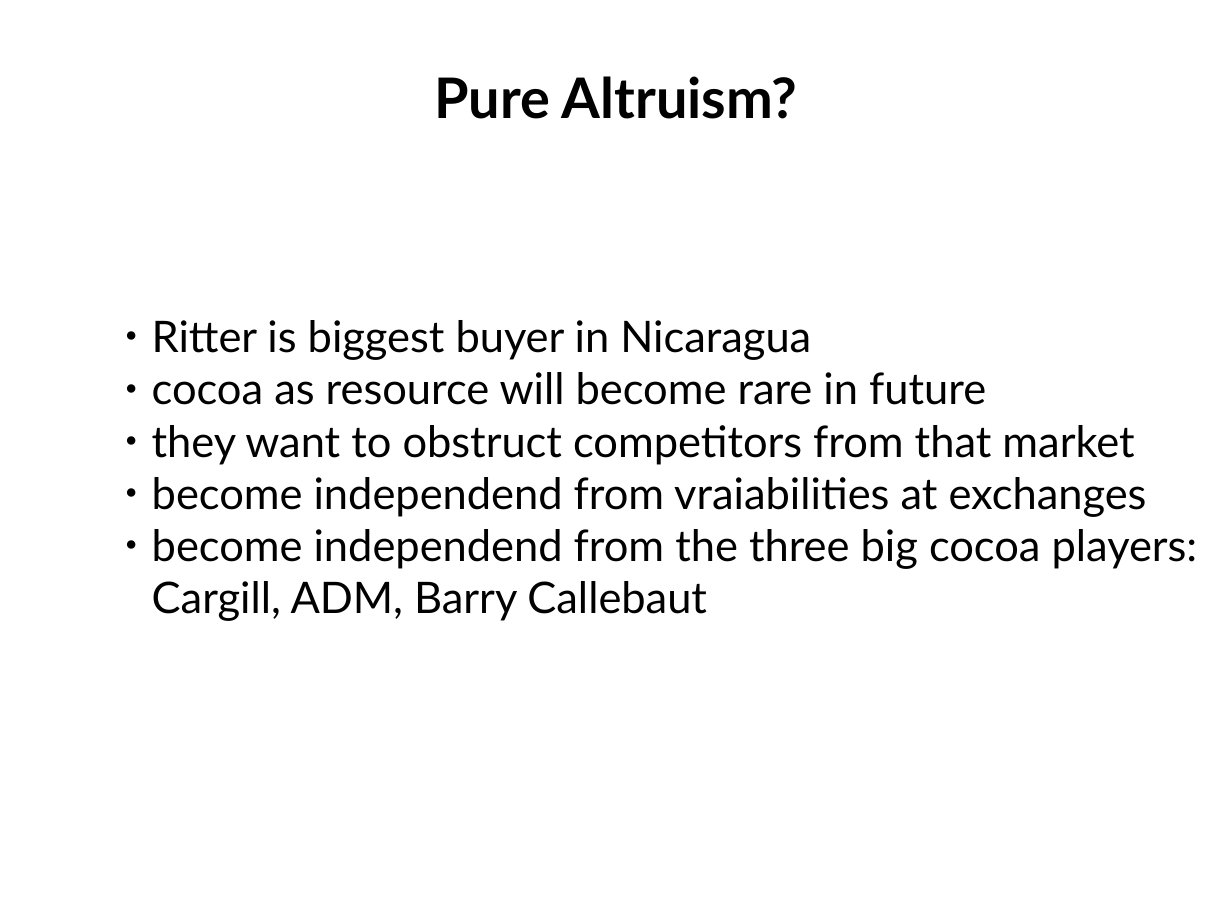
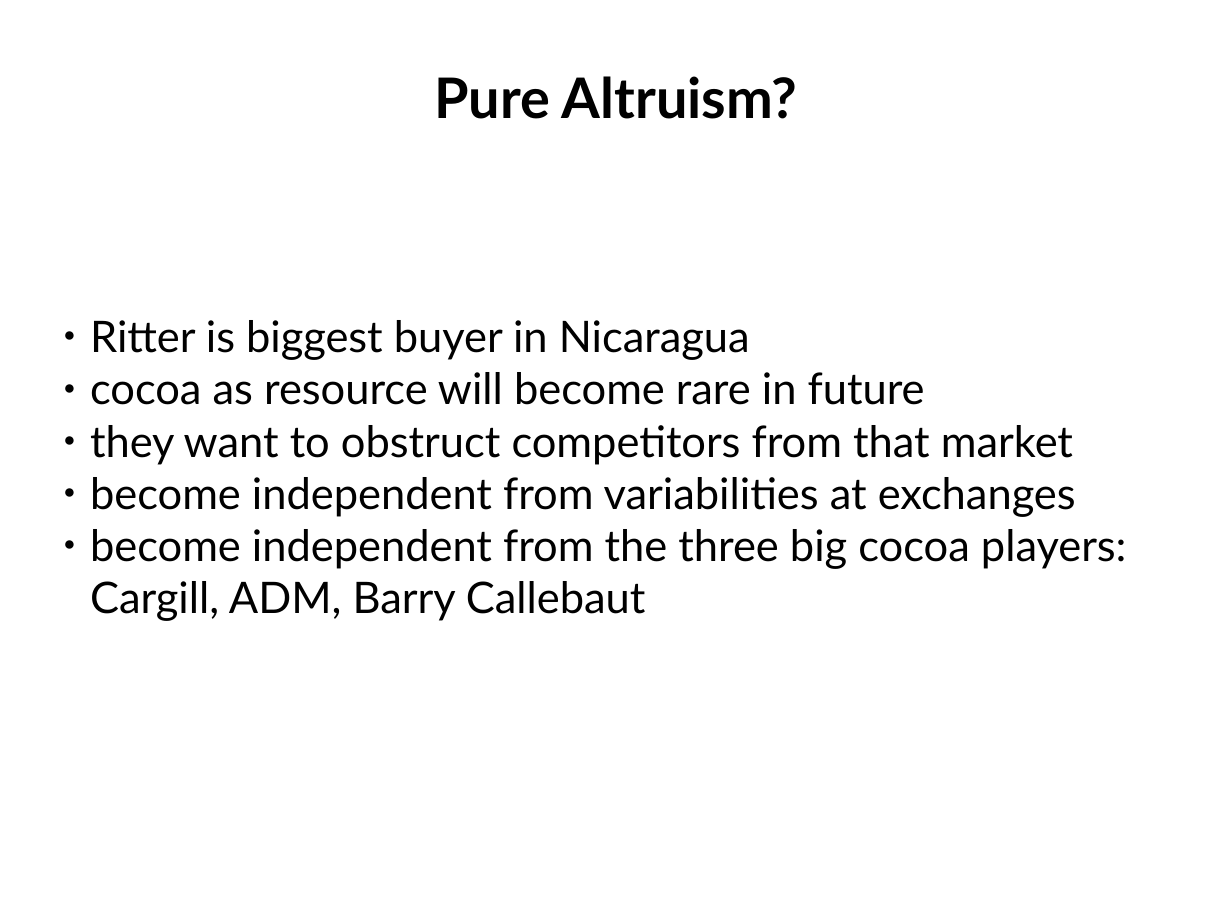
Before and after one commit to Weltraumschaf/Slides, a slide deck: slide 10 of Ritter_Sport/Ritter_Sport.odp. Drawn at 1232x924 pixels with LibreOffice and Linux fonts; fonts in the diff are those of the drawing; background and template pictures are left out. Boxes give left, top, right and bottom in pixels: in the first picture for what was removed or moved away, otherwise in the second. Text is boxed around its words. In the diff, an @@ line names an element or a change of style, - is before the commit and + after.

```diff
--- a/Ritter_Sport/Ritter_Sport.odp
+++ b/Ritter_Sport/Ritter_Sport.odp
@@ text "Ritter is biggest buyer in ...": place and size @@
-text "Ritter is biggest buyer in ..." at box(152, 320, 1198, 621)
+text "Ritter is biggest buyer in ..." at box(90, 320, 1127, 621)
@@ text at box(90, 477, 1127, 621): text changed @@
-● become independend from vraiabilities at exchanges
-● become independend from the three big cocoa players:
-  Cargill, ADM, Barry Callebaut
+● become independent from variabilities at exchanges
+● become independent from the three big cocoa players:
+  Cargill, ADM, Barry Callebaut
```
Also in this commit, not shown: 1 other slide changed, 1 other file.
